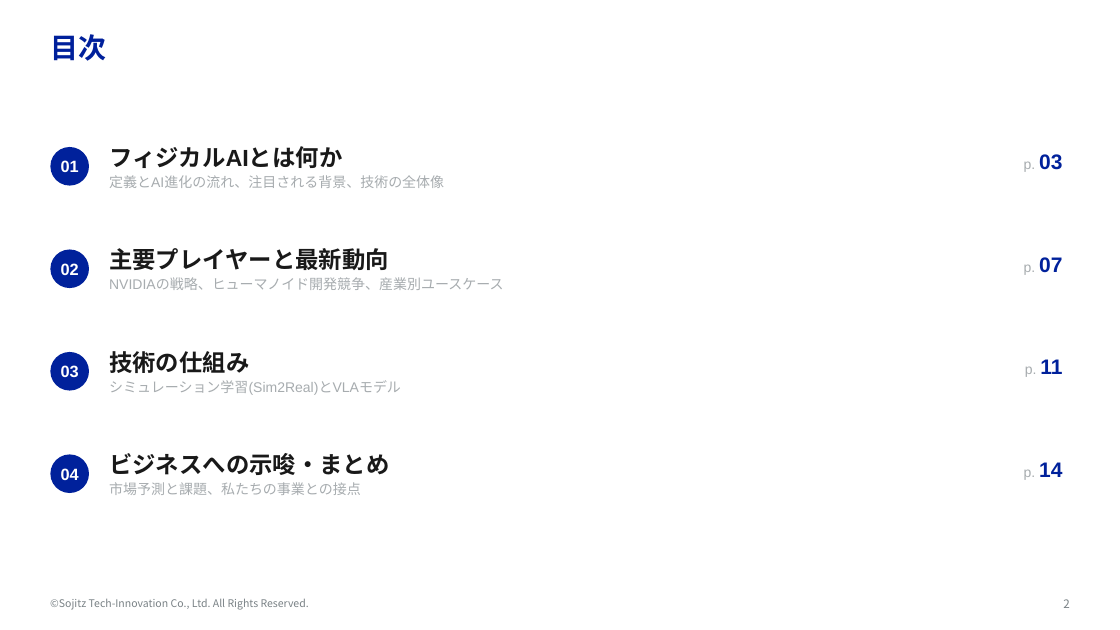
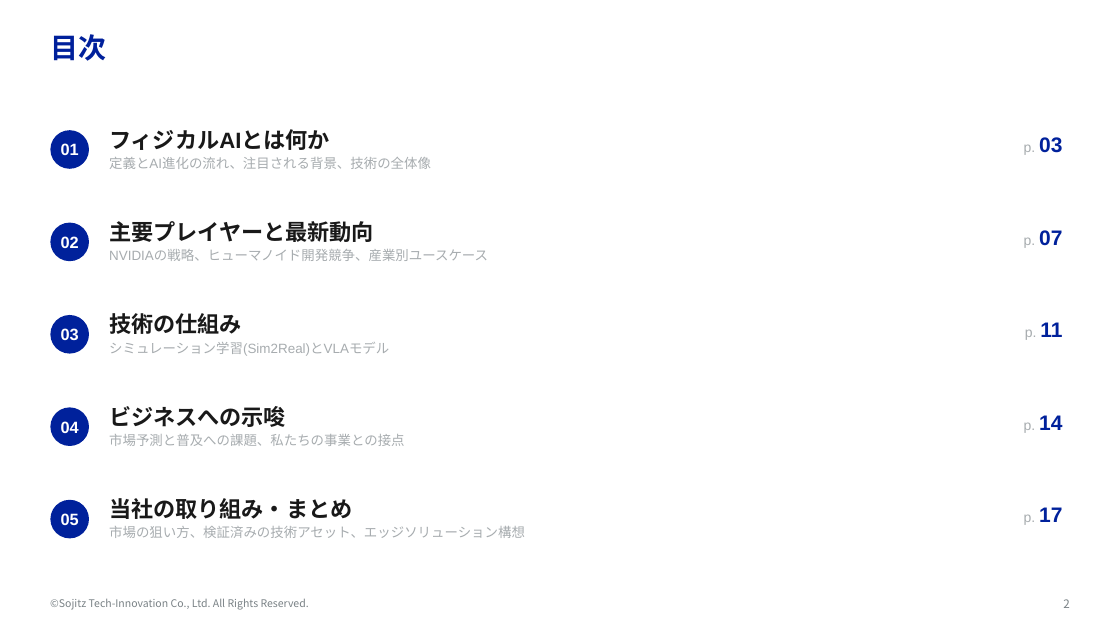
Before and after one commit to yktashiro2/aap, a slide deck: slide 2 of docs/フィジカルAI勉強会.pptx. Drawn at 1120x630 pixels with LibreOffice and Linux fonts; fonts in the diff are those of the drawing; background and template pictures are left out. Boxes give left, top, right and bottom in pixels: in the first picture for what was removed or moved away, otherwise in the second. Text is boxed around its words. In the diff, an @@ line names an element or a change of style, - is before the commit and + after.

```diff
--- a/docs/フィジカルAI勉強会.pptx
+++ b/docs/フィジカルAI勉強会.pptx
@@ 2 texts, 1 ellipse: place and size @@
-2 texts, 1 ellipse at [50,146,1062,188]
+2 texts, 1 ellipse at [50,129,1062,169]
@@ text "フィジカルAIとは何か" at [109,129,431,169]: size 20 to 19 pt in "フィジカルAIとは何か"; size 12 to 11.5 pt in "定義とAI進化の流れ、注目される背景、技術の全体像" @@
@@ text "主要プレイヤーと最新動向" at [109,221,488,261]: size 20 to 19 pt in "主要プレイヤーと最新動向"; size 12 to 11.5 pt in "NVIDIAの戦略、ヒューマノイド開発競争、産業別ユースケース" @@
@@ 2 texts, 1 ellipse: place and size @@
-2 texts, 1 ellipse at [50,248,1062,290]
+2 texts, 1 ellipse at [50,221,1062,261]
@@ text "技術の仕組み" at [109,313,389,356]: size 20 to 19 pt in "技術の仕組み"; size 12 to 11.5 pt in "シミュレーション学習(Sim2Real)とVLAモデル" @@
@@ 2 texts, 1 ellipse: place and size @@
-2 texts, 1 ellipse at [50,351,1062,395]
+2 texts, 1 ellipse at [50,313,1062,356]
@@ ellipse "04": place and size @@
-ellipse "04" at [50,455,89,493]
+ellipse "04" at [50,408,89,446]
@@ text at [109,406,404,446]: text changed; size 12 to 11.5 pt @@
-ビジネスへの示唆・まとめ
-市場予測と課題、私たちの事業との接点
+ビジネスへの示唆
+市場予測と普及への課題、私たちの事業との接点
@@ text "p. 14": place and size @@
-text "p. 14" at [1024,462,1062,480]
+text "p. 14" at [1024,415,1062,433]
@@ ellipse added at [50,500,89,539], fill #00219B, 14 pt, text #FFFFFF, bold @@
+05
@@ text added at [109,498,525,538], 11.5 pt, text #A7ACAF @@
+当社の取り組み・まとめ
+市場の狙い方、検証済みの技術アセット、エッジソリューション構想
@@ text added at [1024,507,1062,525], 12 pt, text #A7ACAF @@
+p. 17
```
Also in this commit, not shown: 3 other slides changed, 4 slides added.
